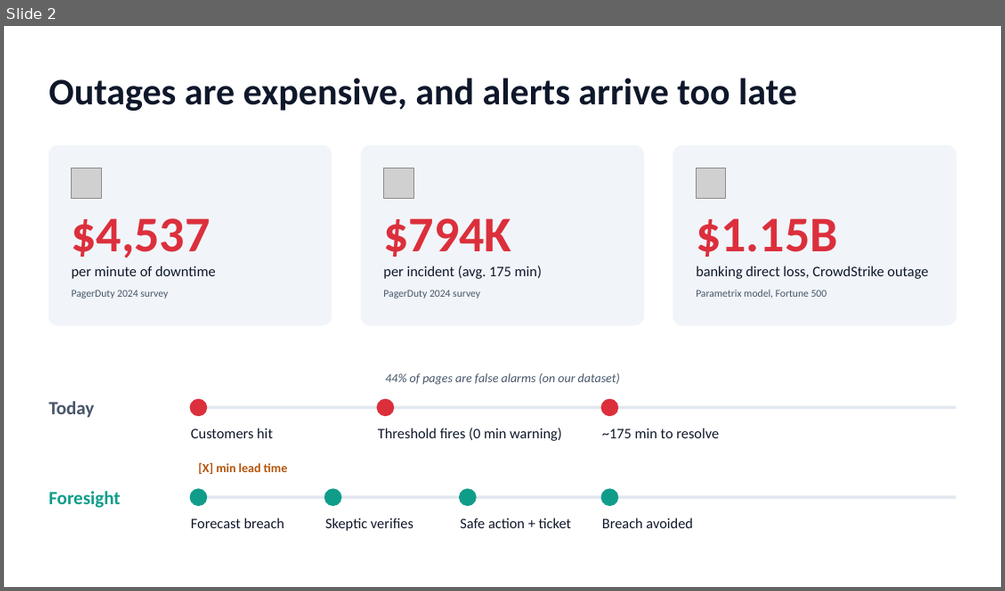
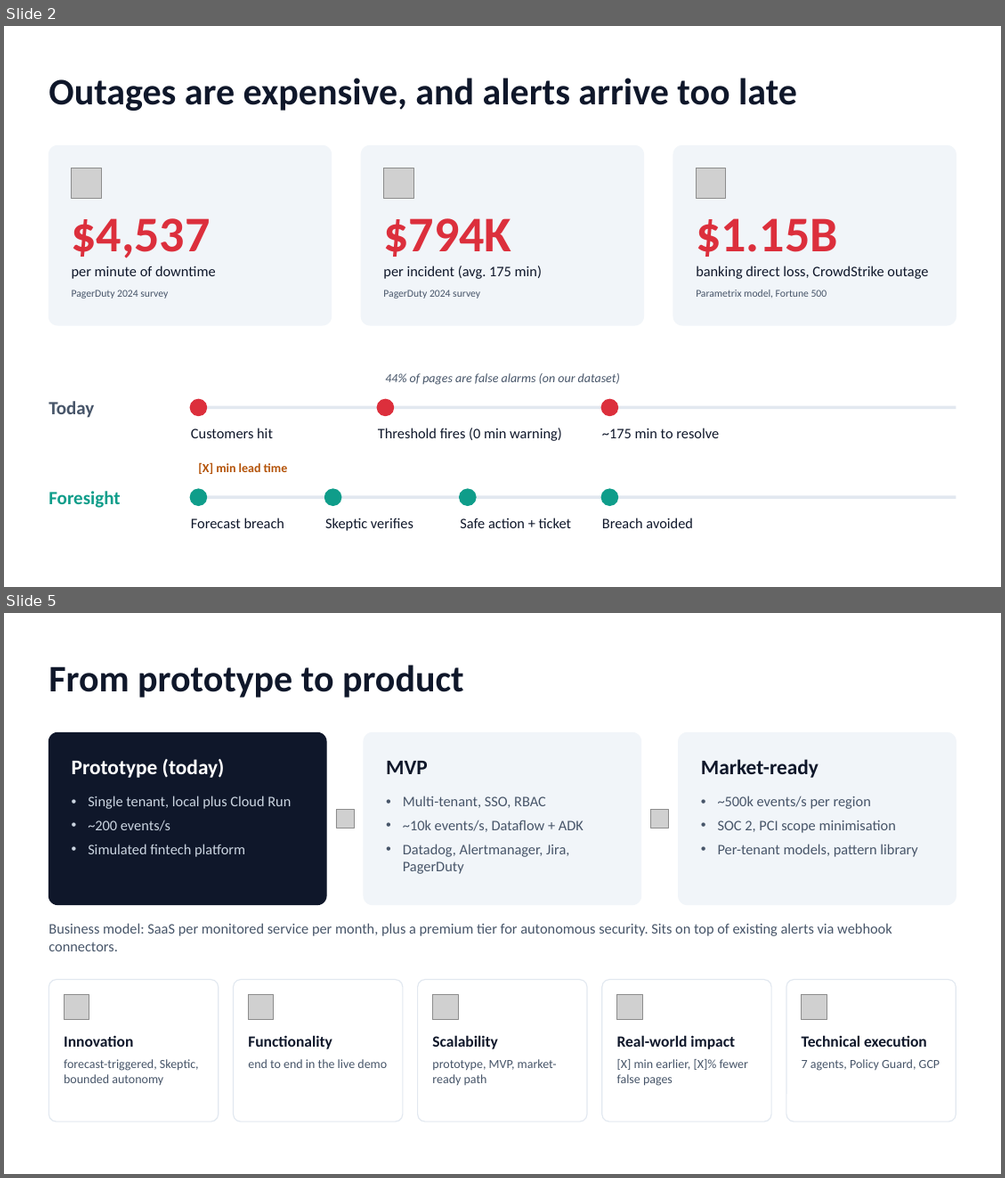
Before and after one commit to Huzyefah/3RL, a slide deck: docs/slides/foresight_pitch.pptx. Shown one above the other, each under a label of ours: slide 2 before the commit, slides 2 and 5 after it; the slides between them are not shown. The pictures are 1005x591 and 1005x1178 pixels, drawn with LibreOffice and Linux fonts; fonts in the diff are those of the drawing; grey boxes stand for pictures. Boxes give left, top, right and bottom in pixels: in the first picture for what was removed or moved away, otherwise in the second. Text is boxed around its words. In the diff, an @@ line names an element or a change of style, - is before the commit and + after.

```diff
--- a/docs/slides/foresight_pitch.pptx
+++ b/docs/slides/foresight_pitch.pptx
@@ slide 5 added at (4, 613, 1001, 1174), background #FFFFFF @@
@@ text added at (48, 665, 464, 698), 36 pt, text #0F172A, bold @@
+From prototype to product
@@ rounded rectangle added at (48, 732, 326, 905), fill #0F172A, outline #0F172A 1 pt @@
@@ rounded rectangle added at (364, 732, 641, 905), fill #F1F5F9, outline #F1F5F9 1 pt @@
@@ rounded rectangle added at (679, 732, 956, 905), fill #F1F5F9, outline #F1F5F9 1 pt @@
@@ text added at (72, 759, 225, 778), 20 pt, text #FFFFFF, bold @@
+Prototype (today)
@@ text added at (386, 761, 428, 774), 20 pt, text #0F172A, bold @@
+MVP
@@ text added at (701, 759, 818, 778), 20 pt, text #0F172A, bold @@
+Market-ready
@@ text added at (88, 795, 291, 857), 14 pt, text #CBD5E1 @@
+• Single tenant, local plus Cloud Run
+• ~200 events/s
+• Simulated fintech platform
@@ text added at (403, 795, 583, 874), 14 pt, text #475569 @@
+• Multi-tenant, SSO, RBAC
+• ~10k events/s, Dataflow + ADK
+• Datadog, Alertmanager, Jira, PagerDuty
@@ text added at (718, 795, 917, 857), 14 pt, text #475569 @@
+• ~500k events/s per region
+• SOC 2, PCI scope minimisation
+• Per-tenant models, pattern library
@@ picture added at (336, 810, 354, 827) @@
@@ picture added at (651, 810, 669, 827) @@
@@ text added at (48, 923, 892, 951), 14 pt, text #475569 @@
+Business model: SaaS per monitored service per month, plus a premium tier for autonomous security. Sits on top of existing alerts via webhook connectors.
@@ rounded rectangle added at (48, 980, 218, 1121), fill #FFFFFF, outline #E2E8F0 1 pt @@
@@ rounded rectangle added at (234, 980, 404, 1121), fill #FFFFFF, outline #E2E8F0 1 pt @@
@@ rounded rectangle added at (418, 980, 587, 1121), fill #FFFFFF, outline #E2E8F0 1 pt @@
@@ rounded rectangle added at (602, 980, 772, 1121), fill #FFFFFF, outline #E2E8F0 1 pt @@
@@ rounded rectangle added at (786, 980, 956, 1121), fill #FFFFFF, outline #E2E8F0 1 pt @@
@@ picture added at (64, 995, 89, 1020) @@
@@ picture added at (249, 995, 274, 1020) @@
@@ picture added at (432, 995, 458, 1020) @@
@@ picture added at (617, 995, 643, 1020) @@
@@ picture added at (801, 995, 826, 1020) @@
@@ text added at (64, 1035, 133, 1046), 15 pt, text #0F172A, bold @@
+Innovation
@@ text added at (248, 1035, 332, 1049), 15 pt, text #0F172A, bold @@
+Functionality
@@ text added at (432, 1035, 498, 1049), 15 pt, text #0F172A, bold @@
+Scalability
@@ text added at (617, 1035, 735, 1049), 15 pt, text #0F172A, bold @@
+Real-world impact
@@ text added at (801, 1035, 927, 1046), 15 pt, text #0F172A, bold @@
+Technical execution
@@ text added at (64, 1059, 199, 1085), 12 pt, text #475569 @@
+forecast-triggered, Skeptic, bounded autonomy
@@ text added at (248, 1059, 387, 1068), 12 pt, text #475569 @@
+end to end in the live demo
@@ text added at (432, 1059, 557, 1085), 12 pt, text #475569 @@
+prototype, MVP, market-ready path
@@ text added at (617, 1059, 748, 1086), 12 pt, text #475569 @@
+[X] min earlier, [X]% fewer false pages
@@ text added at (801, 1059, 939, 1070), 12 pt, text #475569 @@
+7 agents, Policy Guard, GCP
```
Also in this commit, not shown: 2 slides changed, 1 other slide added.
